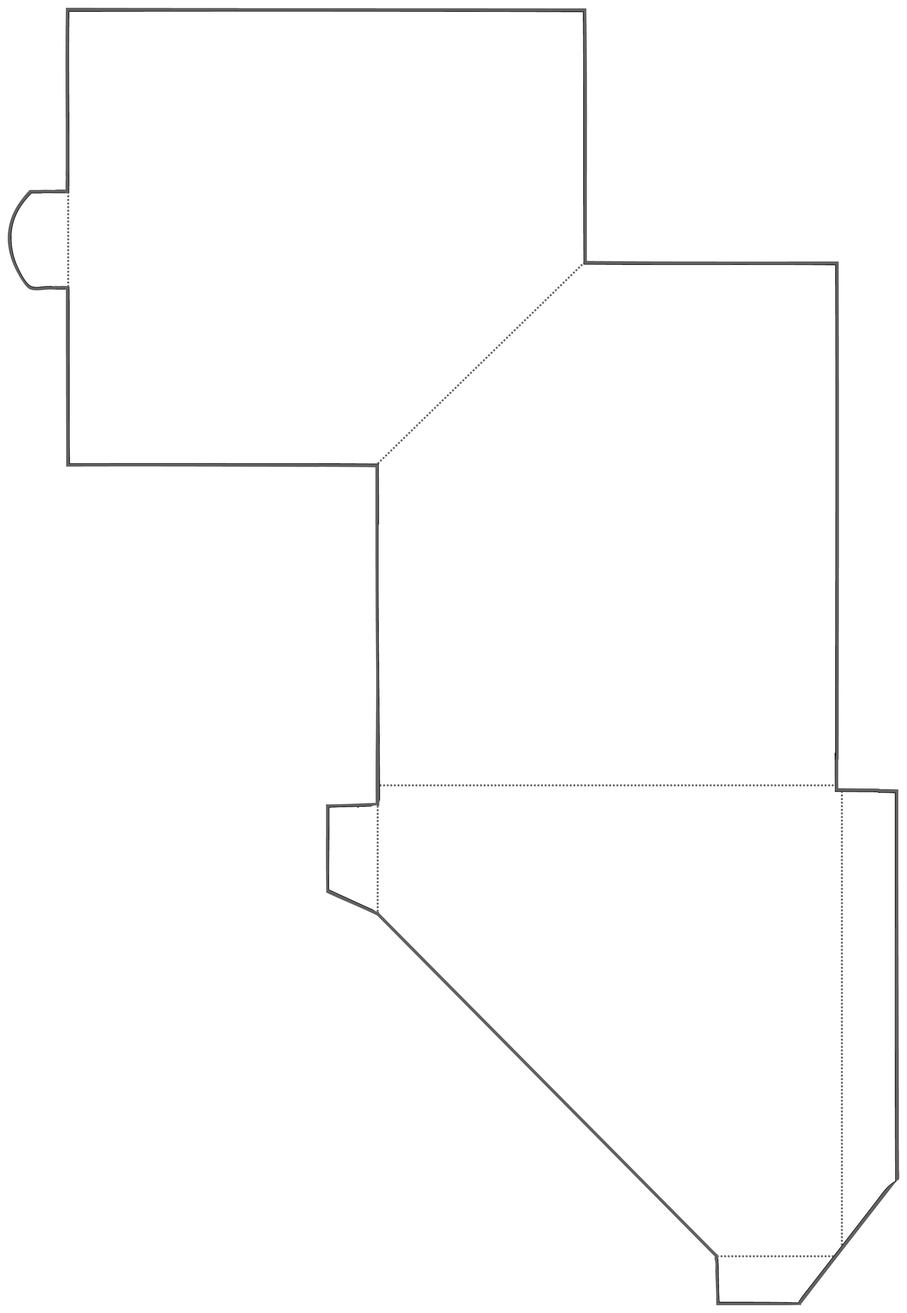
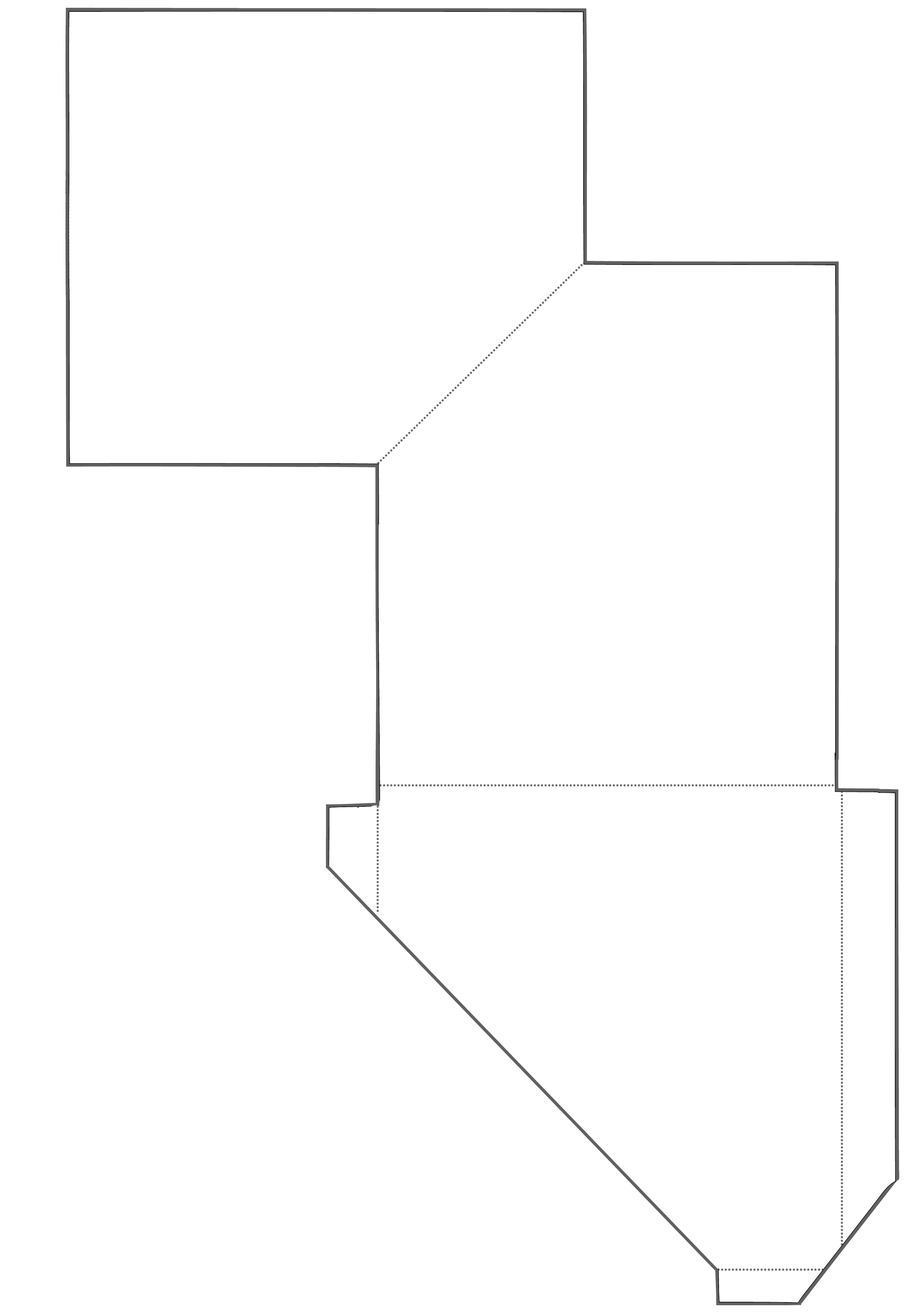
Revision of a layered 907 x 1313 image; what changed, layer by layer:
painted on "cd design simpler" over [left=7, top=182, right=720, bottom=1271]
painted on "new lines" over [left=716, top=1254, right=835, bottom=1271]
hid group "more complex -- old" (2 layers) over [left=7, top=182, right=835, bottom=1271]
